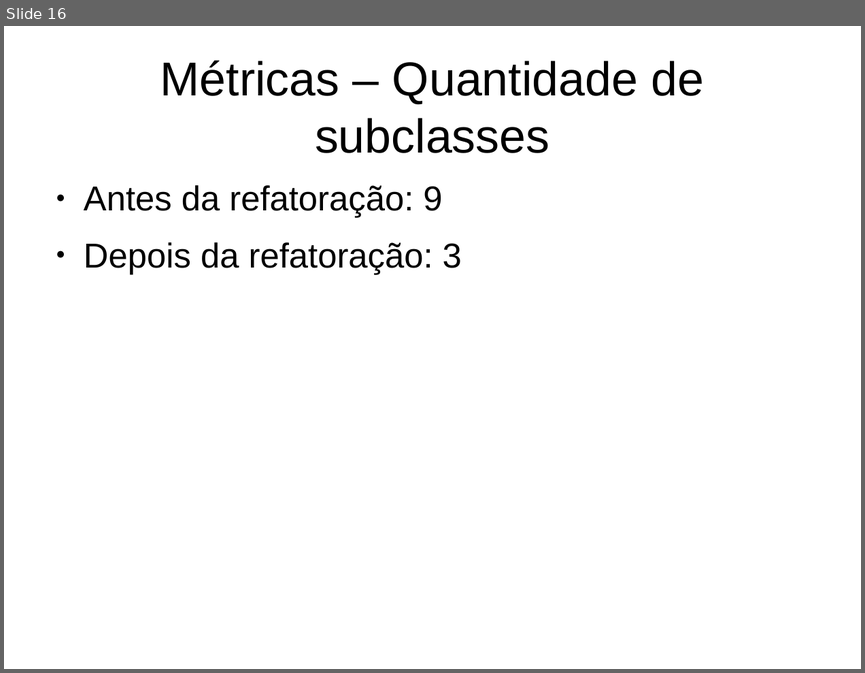
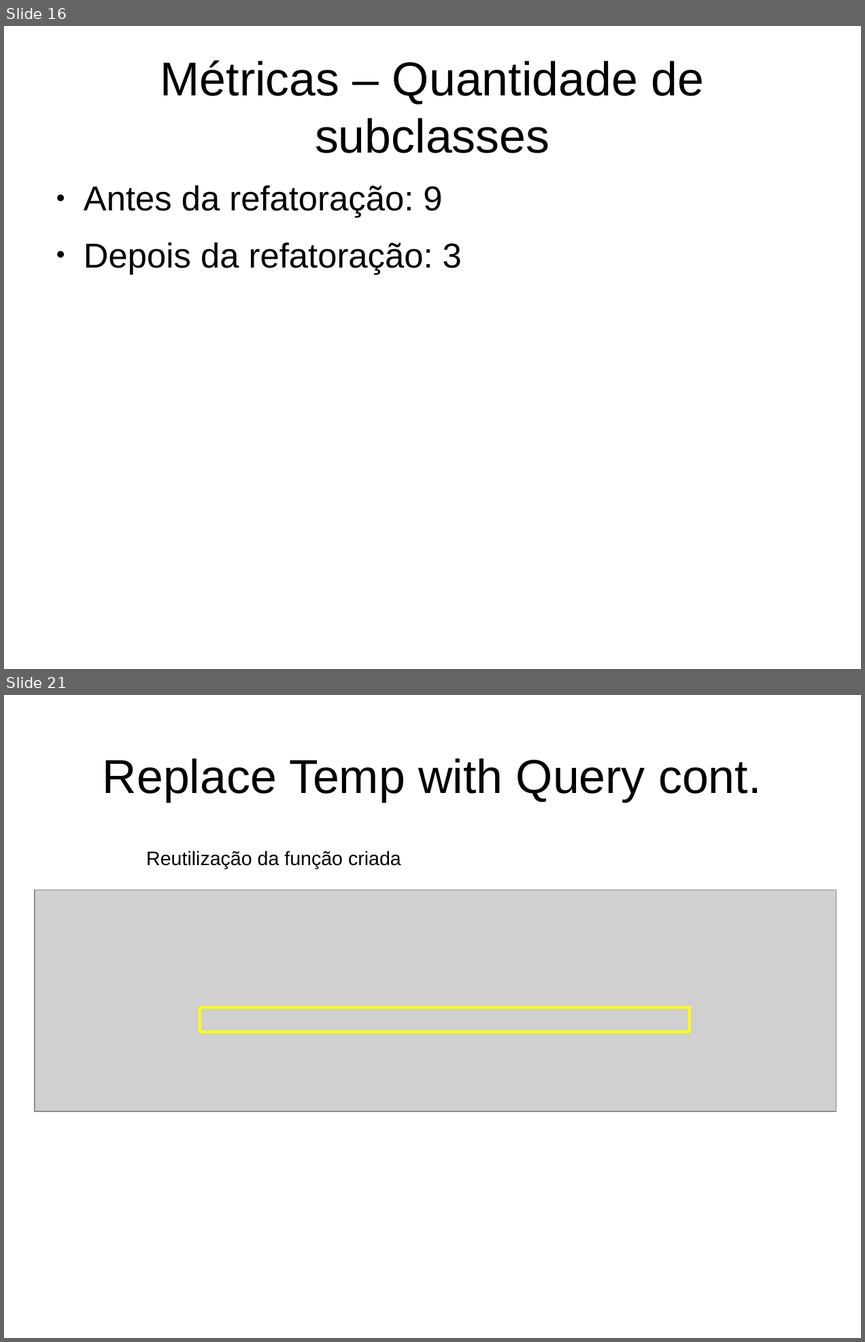
Before and after one commit to gusmaoFelipe/imageMap, a slide deck: apresentacaoFinal/apresentacao2.odp. Shown one above the other, each under a label of ours: slide 16 before the commit, slides 16 and 21 after it; the slides between them are not shown. The pictures are 865x673 and 865x1342 pixels, drawn with LibreOffice and Linux fonts; fonts in the diff are those of the drawing; grey boxes stand for pictures. Boxes give left, top, right and bottom in pixels: in the first picture for what was removed or moved away, otherwise in the second. Text is boxed around its words. In the diff, an @@ line names an element or a change of style, - is before the commit and + after.

```diff
--- a/apresentacaoFinal/apresentacao2.odp
+++ b/apresentacaoFinal/apresentacao2.odp
@@ slide 21 added at (x1=4, y1=695, x2=861, y2=1338), background #FFFFFF @@
@@ title added at (x1=103, y1=758, x2=761, y2=802), 44 pt, text #000000 @@
+Replace Temp with Query cont.
@@ text added at (x1=146, y1=851, x2=401, y2=868), 18 pt, text #000000 @@
+Reutilização da função criada
@@ picture added at (x1=35, y1=890, x2=836, y2=1111) @@
@@ rectangle added at (x1=200, y1=1008, x2=689, y2=1032), outline #FFFF00 2.3 pt @@
```
Also in this commit, not shown: 1 slide changed, 9 other slides added, 11 other files.
